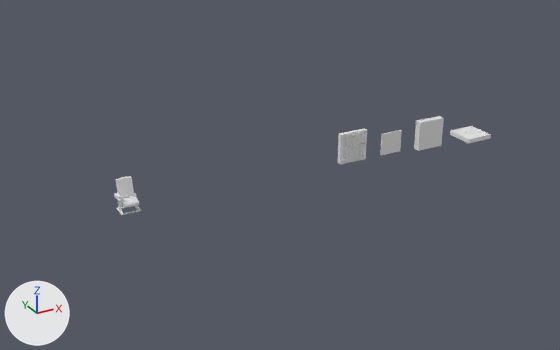
One commit to the Blender file Assets_Modulares.blend: the scene before it, then after it.
One viewpoint serves both versions: a camera (50 mm lens) standing at (-229.0, -359.0, 181.0) and looking at (-25.0, 13.0, -5.0). The lights are fixed; the arrows at lower left show +X, +Y and +Z.
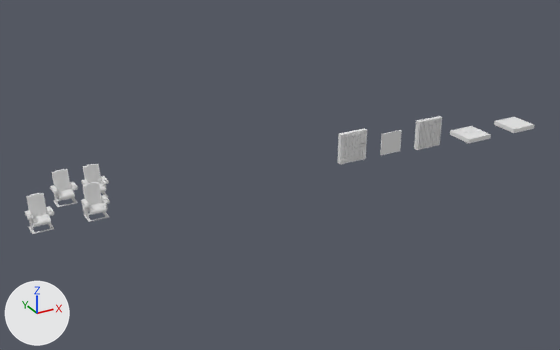
Location of each change, (x1, y1, x2, y2) in pixels of the pictures (560 x 350 px):
'Cube.005', reshaped, moved, rescaled (58% wider, 75% taller): before (116, 176, 134, 199); after (25, 193, 54, 234)
'Cube.002', reshaped, moved, rescaled: before (120, 196, 139, 208); after (50, 169, 78, 207)
'Cube.004', reshaped, moved: before (116, 206, 142, 215); after (81, 182, 110, 222)
'Cube.003', reshaped, moved, rescaled, turned, modifiers changed: before (118, 193, 138, 212); after (81, 164, 109, 197)
'Cube.006', reshaped, moved, turned: before (114, 193, 122, 200); after (494, 117, 534, 133)
'Sphere', deleted: before (118, 197, 123, 201)
part 1 of me_cube_001, built on: before (120, 196, 139, 208); after (50, 169, 78, 207)
part 4 of me_cube_004, built on: before (116, 176, 134, 199); after (25, 193, 54, 234)
part 6 of me_cube_003, added: after (81, 182, 110, 218)

The change, as a list of edits to the scene's bpy script:
```text
Change me_cube_001:
    used by ob_cube_002; location = (-122.4, -0.1, 6.4); scale = (4.06, 6.11, 1.0)
    remove me_cube_001.from_pydata(...)  # 22 vertices, 13 faces; spans x -1.0..1.0, y -1.0..0.5, z -1.0..1.0
    add me_cube_001.from_pydata(...)  # 700 vertices, 670 faces; spans x -1.14..1.13, y -1.39..1.15, z -1.0..101.64
    me_cube_001 part 1: 22 vertices removed from x -1.0..1.0, y -1.0..0.5, z -1.0..1.0; 700 vertices added at x -1.14..1.13, y -1.39..1.15, z -1.0..101.64
    me_cube_001 part 2: the surface is now shaded smooth
Change me_cube_002:
    used by ob_cube_003; location = (-117.9, 0.7, 4.9); rotation_euler = (-0.204, 0.0, 0.0), in degrees (-12, 0, 0); scale = (0.431, 0.947, 3.87)
    remove me_cube_002.from_pydata(...)  # 8 vertices, 6 faces; spans x -1.0..1.0, y -1.0..1.0, z -1.0..1.0
    add me_cube_002.from_pydata(...)  # 1213 vertices, 1445 faces; spans x -1.14..1.13, y -1.39..1.22, z -1.0..101.64
    me_cube_002 part 3: 8 vertices removed from x -1.0..1.0, y -1.0..1.0, z -1.0..1.0; 1213 vertices added at x -1.14..1.13, y -1.39..1.22, z -1.0..101.64
Change me_cube_003:
    used by ob_cube_004; location = (-122.3, 0.0, 1.1); scale = (5.59, 4.42, 0.166)
    remove me_cube_003.from_pydata(...)  # 32 vertices, 32 faces; spans x -0.95..0.97, y -1.0..1.0, z -1.0..1.0
    add me_cube_003.from_pydata(...)  # 1213 vertices, 1445 faces; spans x -1.14..1.13, y -1.39..1.22, z -1.0..101.64
    me_cube_003 part 6: 1181 vertices added at x -1.14..1.13, y -1.39..1.22, z -0.94..101.64
Change me_cube_004:
    used by ob_cube_005; location = (-122.3, 2.1, 8.1); scale = (4.02, 1.0, 1.0)
    remove me_cube_004.from_pydata(...)  # 86 vertices, 81 faces; spans x -1.04..0.96, y -1.29..3.03, z -1.08..9.94
    add me_cube_004.from_pydata(...)  # 700 vertices, 670 faces; spans x -1.14..1.13, y -1.39..1.15, z -1.0..101.64
    me_cube_004 part 4: 86 vertices removed from x -1.04..0.96, y -1.29..3.03, z -1.08..9.94; 700 vertices added at x -1.14..1.13, y -1.39..1.15, z -1.0..101.64
    me_cube_004 part 5: the surface is now shaded smooth
Change me_cube_005:
    used by ob_cube_006; location = (-127.4, 2.4, 9.6); rotation_euler = (-0.0916, 0.0, 0.0), in degrees (-5.2, 0, 0)
    remove me_cube_005.from_pydata(...)  # 16 vertices, 10 faces; spans x -1.0..1.0, y -6.09..1.0, z -1.19..1.0
    add me_cube_005.from_pydata(...)  # 8 vertices, 6 faces; spans x -17.39..1.0, y -1.0..17.66, z -1.0..1.78
    me_cube_005 part 7: 16 vertices removed from x -1.0..1.0, y -6.09..1.0, z -1.19..1.0; 8 vertices added at x -17.39..1.0, y -1.0..17.66, z -1.0..1.78, forming a box
Change ob_cube_002:
    ob_cube_002.location: (-122.4, -0.1, 6.4) -> (-149.5, 22.7, 2.3)
    ob_cube_002.scale: (4.06, 6.11, 1.0) -> (5.59, 4.42, 0.166)
Change ob_cube_003:
    ob_cube_003.rotation_euler: (-0.204, 0.0, 0.0) -> (0.0, 0.0, 0.0)  # degrees (-12, 0, 0) -> degrees (0, 0, 0)
    remove _m = ob_cube_003.modifiers.new('Mirror', 'MIRROR')
    remove _m.mirror_object = ob_cube_002
    ob_cube_003.location: (-117.9, 0.7, 4.9) -> (-133.1, 22.1, 2.3)
    ob_cube_003.scale: (0.431, 0.947, 3.87) -> (5.59, 4.42, 0.166)
Change ob_cube_004:
    ob_cube_004.location: (-122.3, 0.0, 1.1) -> (-139.9, -1.5, 2.3)
Change ob_cube_005:
    ob_cube_005.location: (-122.3, 2.1, 8.1) -> (-167.7, -1.3, 2.3)
    ob_cube_005.scale: (4.02, 1.0, 1.0) -> (5.59, 4.42, 0.166)
Change ob_cube_006:
    ob_cube_006.rotation_euler: (-0.0916, 0.0, 0.0) -> (0.0, 0.0, 0.0)  # degrees (-5.2, 0, 0) -> degrees (0, 0, 0)
    ob_cube_006.location: (-127.4, 2.4, 9.6) -> (158.5, -7.2, -0.4)
Remove ob_sphere:
    ob_sphere = bpy.data.objects.new('Sphere', me_sphere)
```
